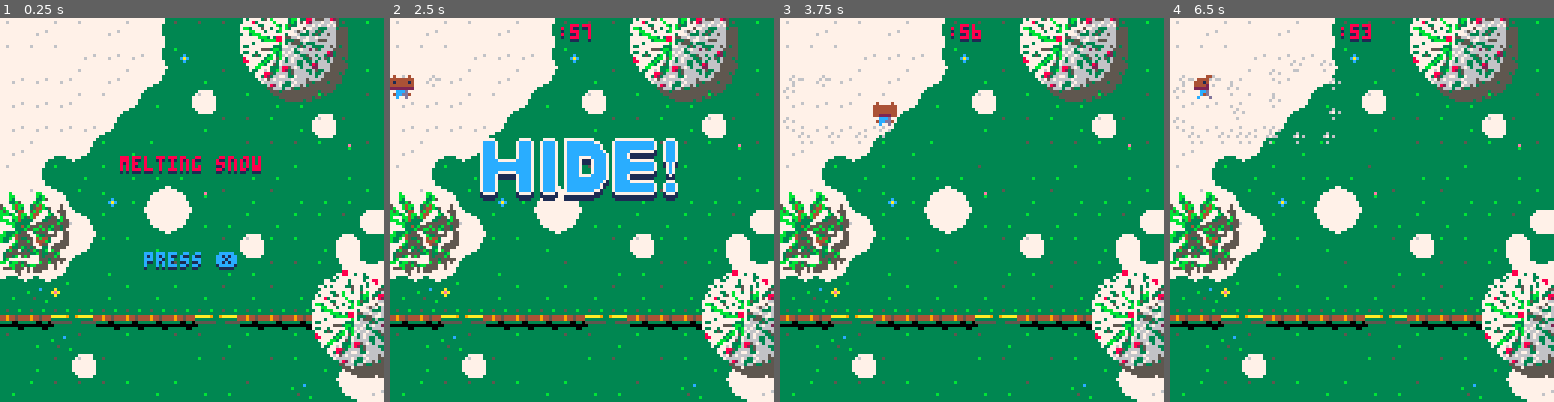
Above: before the commit, frames 1-4 (left to right).
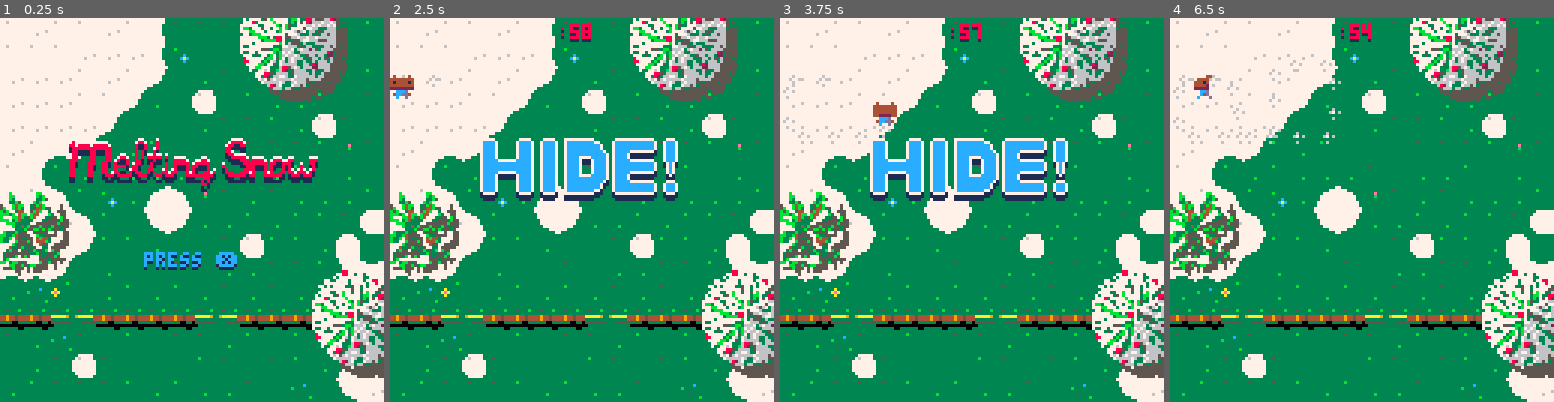
Above: after the commit, the same moments.

Repository: ElectricToy/pico-8
Game: PICO-8 cartridge snow.p8
Two runs of this game, one before a commit and one after it. Both use one fixed random seed, a clock stepped at 60 frames per second and the inputs below.
Inputs:
- Up to frame 1 (0.25 s): no input
- Up to frame 2 (2.5 s): tap O (Z key) at 0.33, 0.7, 1.43, 2.22 s; tap X (X key) at 1.07, 2.07, 2.4 s; hold Left 1.97-2.37 s; hold Down from 2.42 s (still down)
- Up to frame 3 (3.75 s): tap X (X key) every 0.33 s from 2.73 to 3.73 s; release Down at 2.82 s; hold Right 2.87-3.53 s; tap O (Z key) at 3.1 s; hold Up from 3.58 s (still down)
- Up to frame 4 (6.5 s): tap O (Z key) at 3.98, 4.87, 5.75 s; tap X (X key) every 0.33 s from 4.07 to 6.4 s; release Up at 4.08 s; hold Right 4.13-4.53 s; hold Down 4.58-5.08 s; hold Left 5.13-5.8 s; hold Up 5.85-6.18 s; hold Left from 6.23 s (still down)

The runs differ from the first frame. In frame 1, 3.8% of the frame differs, in the area x 17-83%, y 31-46%; in frame 2, less than 0.1%; in frame 3, 6.6%, in the area x 23-75%, y 1-48%; in frame 4, less than 0.1%.

Commit message:
Added title.

Diff:
--- a/snow.p8
+++ b/snow.p8
@@ -998,6 +998,15 @@
 	return ticks / 30
 end
 
+function drawshadowed( offsetX, offsetY, drawFn )
+	for i = 1,15 do
+		pal( i, 1, 0 )
+	end
+	drawFn( offsetX, offsetY )
+	pal()
+	drawFn( 0, 0 )
+end
+
 function printshadowed( text, x, y, color )
 	print( text, x, y + 1, 1 )
 	print( text, x, y, color )
@@ -1025,55 +1034,52 @@
 	return band( flr( ticks_to_seconds( totalupdates * hertz ) ), 1 ) != 0
 end
 
-function barehideannouncement( baseX, baseY )
-	spr( 192, baseX, baseY, 6, 3 )
-	spr( 203, baseX + 8 * 6 - 4, baseY, 2, 3 )
-	spr( 198, baseX + 8 * 7 + 5, baseY, 1, 3 )
+function barehideannouncement( basex, basey )
+	spr( 192, basex, basey, 6, 3 )
+	spr( 203, basex + 8 * 6 - 4, basey, 2, 3 )
+	spr( 198, basex + 8 * 7 + 5, basey, 1, 3 )
 end
 
 function hideannouncement()
-	local baseX = 30
-	local baseY = 40
-
-	for i = 1,15 do
-		pal( i, 1, 0 )
-	end
-	barehideannouncement( baseX, baseY + 2 )
-	pal()
-	barehideannouncement( baseX, baseY )
-end
-
-function bareseekannouncement( baseX, baseY, recolor )
+	local basex = 30
+	local basey = 40
+
+	drawshadowed( 0, 2, function( x, y )
+		barehideannouncement( basex + x, basey + y )
+	end )
+end
+
+function bareseekannouncement( basex, basey, recolor )
 	if recolor then
 		for i = 1,15 do
 			pal( i, recolor, 0 )
 		end
 	end
 
-	spr( 199, baseX, baseY, 2, 3 )
+	spr( 199, basex, basey, 2, 3 )
 
 	if recolor == nil then
 		pal( 12, 8, 0 )
 	end
-	spr( 203, baseX + 8 * 2, baseY, 2, 3 )
-	spr( 203, baseX + 8 * 4, baseY, 2, 3 )
-	spr( 198, baseX + 8 * 8, baseY, 1, 3 )
+	spr( 203, basex + 8 * 2, basey, 2, 3 )
+	spr( 203, basex + 8 * 4, basey, 2, 3 )
+	spr( 198, basex + 8 * 8, basey, 1, 3 )
 
 	if recolor == nil then
 		pal()
 	end
 
-	spr( 201, baseX + 8 * 6, baseY, 2, 3 )
+	spr( 201, basex + 8 * 6, basey, 2, 3 )
 
 	pal()
 end
 
 function seekannouncement()
-	local baseX = 30
-	local baseY = 40
-
-	bareseekannouncement( baseX, baseY + 2, 1 )
-	bareseekannouncement( baseX, baseY )
+	local basex = 30
+	local basey = 40
+
+	bareseekannouncement( basex, basey + 2, 1 )
+	bareseekannouncement( basex, basey )
 end
 
 function stateannouncement( text, color )
@@ -1108,9 +1114,9 @@
 	seeking_completion = 0
 end
 
-function updateSeekerCoveredSearching( seekercovering )
-
-	printh( "updateSeekerCoveredSearching" )
+function updateseekercoveredsearching( seekercovering )
+
+	printh( "updateseekercoveredsearching" )
 
 	-- ignore the same cover we last searched.
 	if seekercovering == lastsearchedcovering then
@@ -1119,7 +1125,7 @@
 
 	seeker_searching = true
 
-	-- Update button presses for searching.
+	-- update button presses for searching.
 
 	seeking_completion = clamp( seeking_completion - 0.001, 0, 1 )
 	if actionbuttonjustdown() then
@@ -1142,7 +1148,7 @@
 	end
 end
 
-function updateSeekerSearching()
+function updateseekersearching()
 
 	-- first, if the hider isn't even hidden, just look for proximity.
 	local hidercovering = hider:currentcovering()
@@ -1158,20 +1164,21 @@
 		-- test more fully.
 		local seekercovering = seeker:currentcovering()
 		if seekercovering then
-			updateSeekerCoveredSearching( seekercovering )
+			updateseekercoveredsearching( seekercovering )
 		else
 			if lastsearchedcovering then
 				lastsearchedcovering.visible = true
 			end
 			lastsearchedcovering = nil
-		end
-	end
-end
-
-function drawSeekerSearching()
+			seeker_searching = false
+		end
+	end
+end
+
+function drawseekersearching()
 	if seeker_searching then
 		printshadowed( "press   to search", 30, 50, 8 )
-		printshadowed( "      ❎", 30, 50 + ( flicker( 4 ) and 0 or 2 ) , 8 )
+		printshadowed( "      ❎", 28, 50 + ( flicker( 4 ) and 0 or 2 ) , 8 )
 		local left = 30
 		local right = 98
 		rectfill( left, 60, left + ( right - left ) * seeking_completion, 66, 8 )
@@ -1195,12 +1202,11 @@
 stateticks = 0
 
 function actionbutton()
-	return btn( 4, 0 ) or btn( 5, 0 )
+	return btn( 5, 0 )
 end
 
 function actionbuttonjustdown()
-	return ( btn( 4, 0 ) and btnp( 4, 0 ) ) or
-		   ( btn( 5, 0 ) and btnp( 5, 0 ) )
+	return ( btn( 5, 0 ) and btnp( 5, 0 ) )
 end
 
 gamestates[ "initial" ] =
@@ -1218,7 +1224,14 @@
 	end,
 
 	draw = function( self )
-		stateannouncement( "melting snow", 8 )
+
+		-- draw title
+
+		drawshadowed( 0, 2, function( x, y )
+			spr( 72, 22 + x, 40 + y, 7, 2 )
+			spr( 104, x + 22 + ( 6 * 8 + 4 ), y + 40, 4, 2 )
+		end )
+
 		drawpressxprompt()
 	end,
 
@@ -1260,9 +1273,7 @@
 		local hiddenseconds = hider:secondsundercovering()
 		if hiddenseconds and hiddenseconds > 0 then
 			promptcoveredcountdown( hider_finish_cover_time_limit_seconds - hiddenseconds, "hide?", 12 )
-		end
-
-		if ticks_to_seconds( stateticks ) < 3 then
+		elseif ticks_to_seconds( stateticks ) < 3 then
 			hideannouncement()
 		end
 
@@ -1331,7 +1342,7 @@
 	end,
 
 	update = function( self )
-		updateSeekerSearching()
+		updateseekersearching()
 
 		local remainingticks = seeking_ticks - stateticks
 		if remainingticks <= 0 then
@@ -1344,7 +1355,7 @@
 		local remainingticks = seeking_ticks - stateticks
 		drawcountdown( remainingticks )
 
-		drawSeekerSearching()
+		drawseekersearching()
 
 		-- prompt failure
 
@@ -1352,8 +1363,8 @@
 			stateannouncement( "not here!", 8 )
 			lastsearchedcovering.visible = false
 
-		elseif ticks_to_seconds( stateticks ) < 3 then
-				seekannouncement()
+		elseif not seeker_searching and ticks_to_seconds( stateticks ) < 3 then
+			seekannouncement()
 		end
 	end,
 
Not shown, changed: 29 lines of the sprite sheet (__gfx__) section of snow.p8
